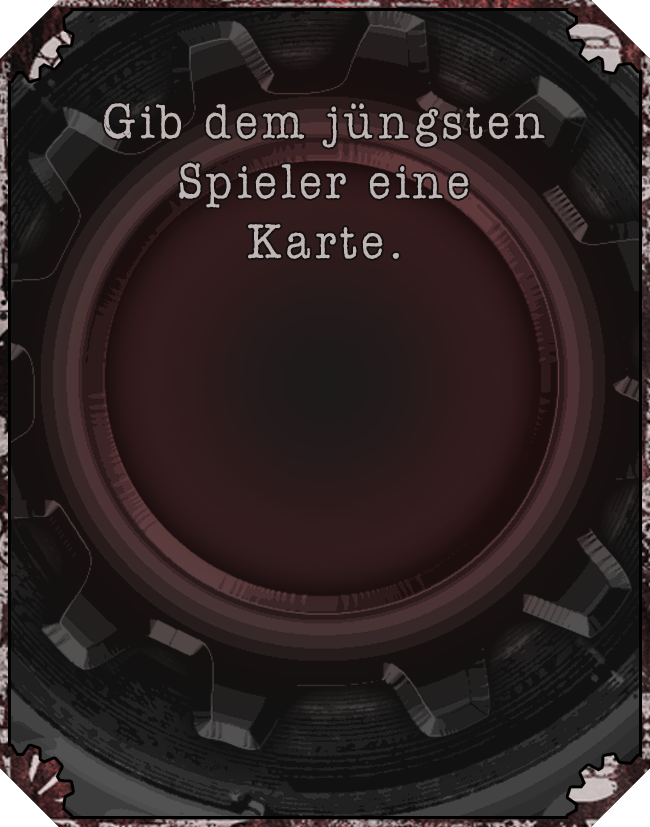
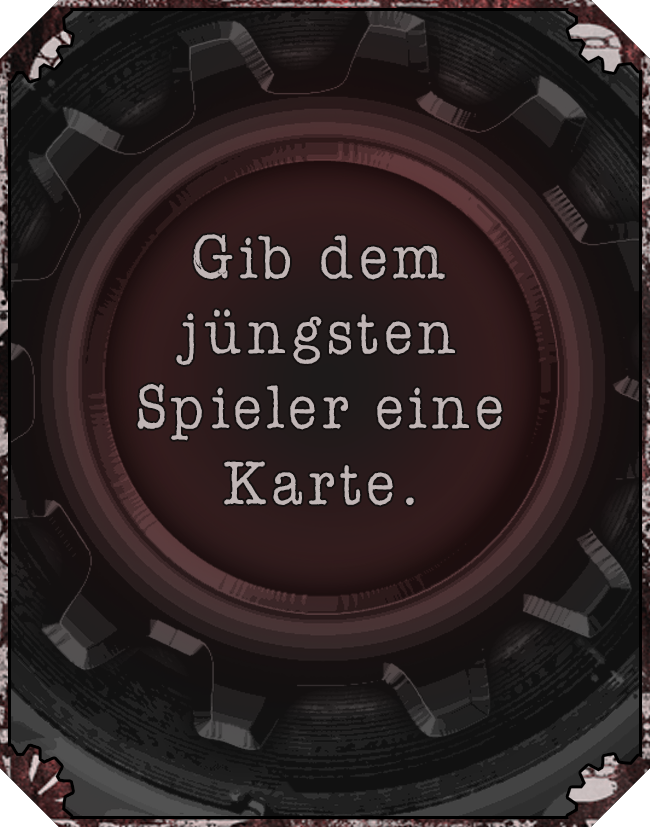
Comparing the layer stacks of the two 650 × 827 images. Changes:
painted on "Gib dem jüngsten Spieler eine Karte." over left=104, top=103, right=545, bottom=506
